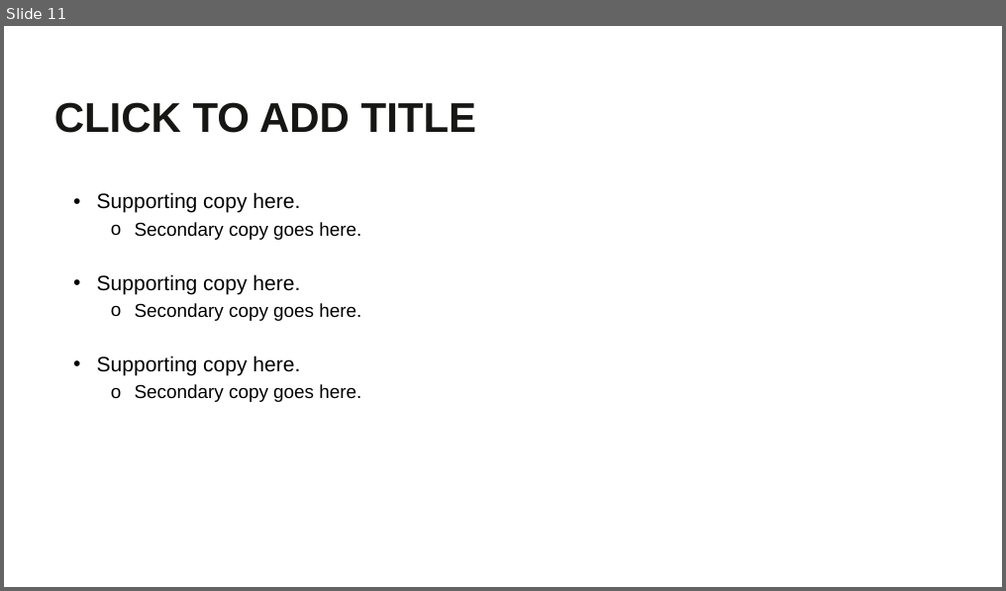
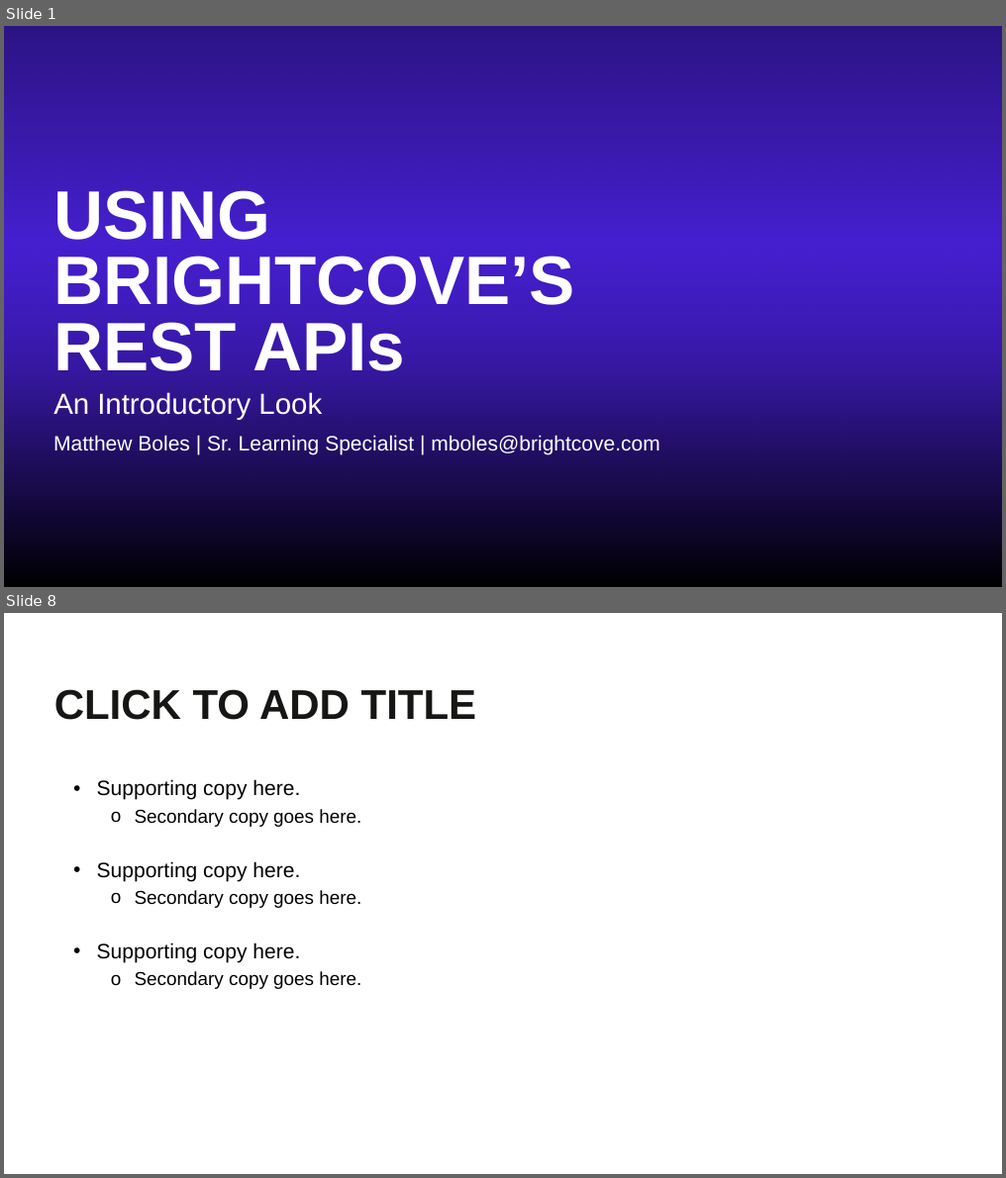
Before and after one commit to BrightcoveLearning/BCL-LearningSamples, a slide deck: PLAYTV2020/matt-boles-video.pptx. Shown one above the other, each under a label of ours: slide 11 before the commit, slides 1 and 8 after it; the slides between them are not shown. The pictures are 1006x591 and 1006x1178 pixels, drawn with LibreOffice and Linux fonts; fonts in the diff are those of the drawing; background and template pictures are left out. Boxes give left, top, right and bottom in pixels: in the first picture for what was removed or moved away, otherwise in the second. Text is boxed around its words. In the diff, an @@ line names an element or a change of style, - is before the commit and + after.

```diff
--- a/PLAYTV2020/matt-boles-video.pptx
+++ b/PLAYTV2020/matt-boles-video.pptx
@@ slide 1 added at (4, 26, 1002, 587), background picture (left out) @@
@@ rectangle added at (4, 26, 1002, 369), fill gradient #000000 @@
@@ title added at (54, 190, 575, 372), 66 pt, text #FFFFFF, bold @@
+USING BRIGHTCOVE’S REST APIs
@@ rectangle added at (4, 245, 1002, 587), fill gradient #000000 @@
@@ subtitle added at (54, 392, 322, 420), 28 pt, text #FFFFFF @@
+An Introductory Look
@@ text added at (54, 435, 660, 455), 20 pt, text #FFFFFF @@
+Matthew Boles | Sr. Learning Specialist | mboles@brightcove.com
@@ what was slide 11 is now slide 8 @@
```
Also in this commit, not shown: 1 slide changed, 7 other slides added, 3 slides removed, 1 other file.
